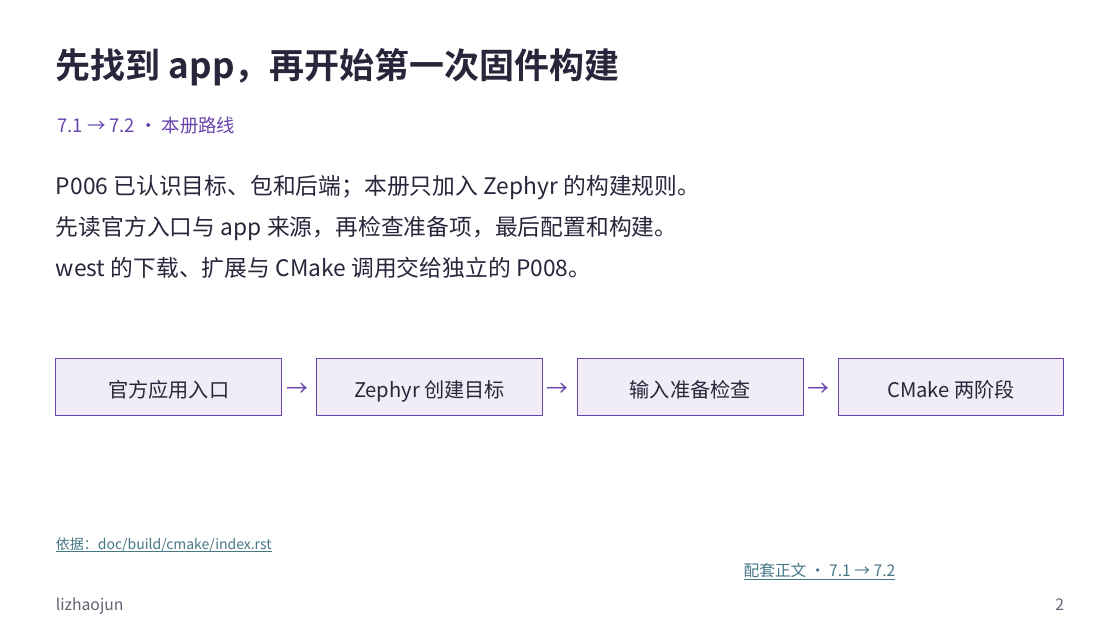
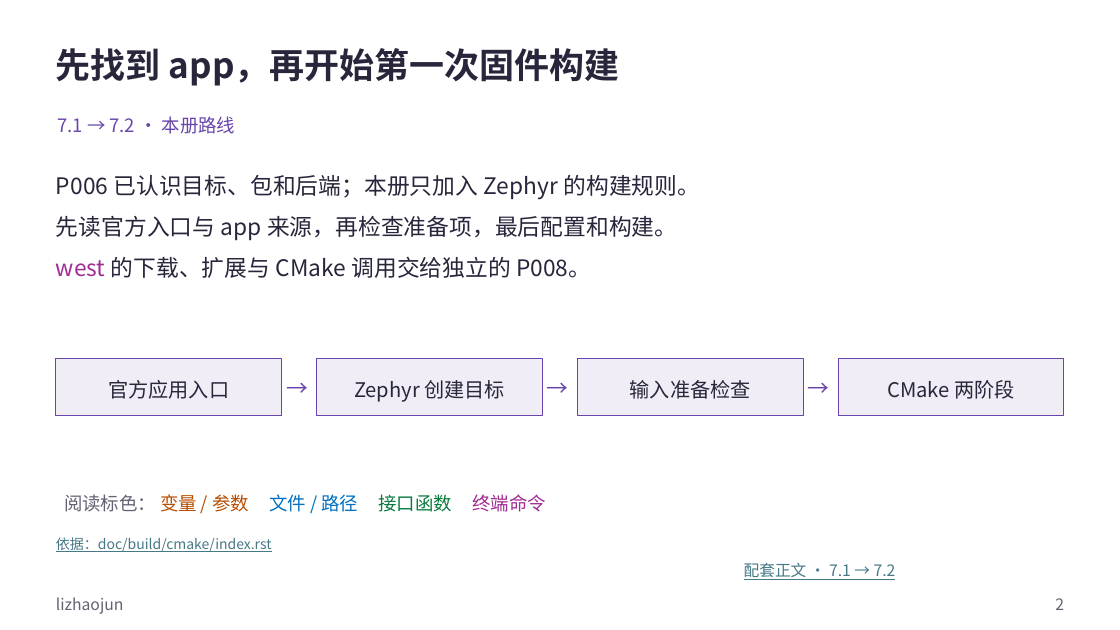
Before and after one commit to FormingSystem/zephyr_hc32f4a0, a slide deck: slide 2 of learning/P01_zephyr_make_project/slides/P007_Zephyr应用构建_Windows.pptx. Drawn at 1120x630 pixels with LibreOffice and Linux fonts; fonts in the diff are those of the drawing. Boxes give left, top, right and bottom in pixels: in the first picture for what was removed or moved away, otherwise in the second. Text is boxed around its words. In the diff, an @@ line names an element or a change of style, - is before the commit and + after.

Commit message:
content(learning/application-build): 统一Zephyr应用构建的图文标色
- 使应用入口、源码目录、构建参数和命令各有对应颜色，校正包结构页的正文定位并保留构建流程。
- 正式 PPT 与可重建原生源同步，保留封面、媒体、批注和非正文页脚署名。

```diff
--- a/learning/P01_zephyr_make_project/slides/P007_Zephyr应用构建_Windows.pptx
+++ b/learning/P01_zephyr_make_project/slides/P007_Zephyr应用构建_Windows.pptx
@@ text at <box>56,257,591,278</box>: text colour #29263B to #A02B93 in "west" @@
@@ text added at <box>64,494,546,512</box>, 15.8 pt, text #646173 @@
+阅读标色： 变量 / 参数 文件 / 路径 接口函数 终端命令
```
Also in this commit, not shown: 11 other slides changed, 17 other files.
